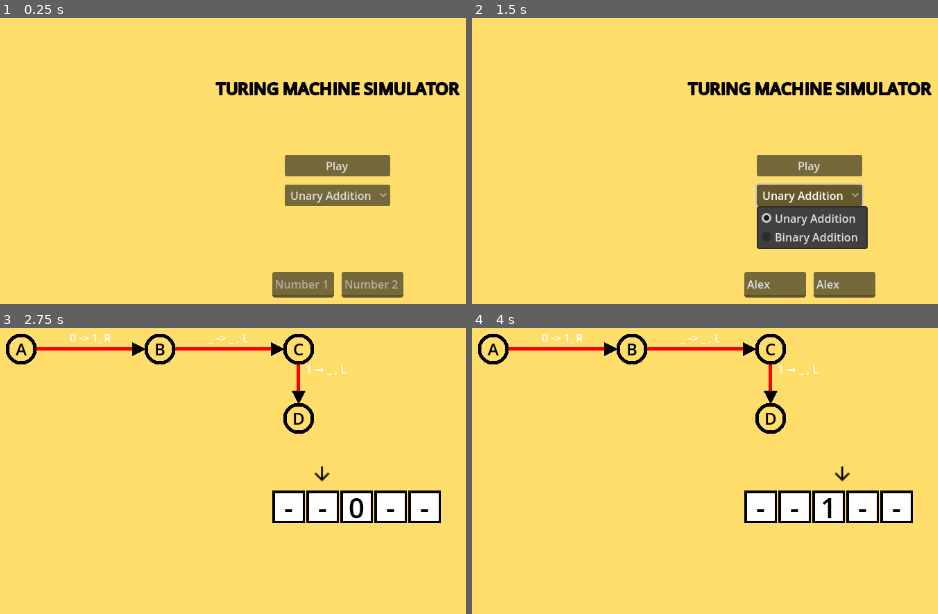
Above: before the commit, frames 1-4 (two rows, left to right).
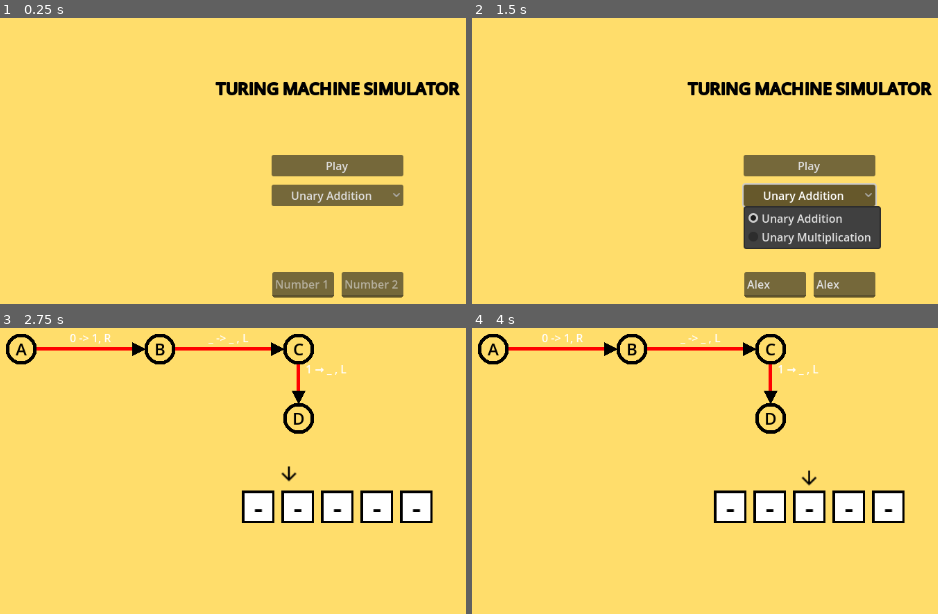
Above: after the commit, the same moments.

Repository: emirayr1/TuringMachineSimulator
Game: Godot game, scene res://scenes/main.tscn
Same seed, same stepped clock (60 frames per second), same inputs: the game is played once before the commit and once after it.
Inputs (mouse positions are in pixels of both pictures, inside the frame that each line leads up to):
- Up to frame 1 (0.25 s): no input
- Up to frame 2 (1.5 s): click (774, 283) at 0.52 s; type "Alex" at 0.6 s; click (844, 283) at 0.75 s; type "Alex" at 0.83 s; click "Unary Addition" at 1.25 s
- Up to frame 3 (2.75 s): click "Play" at 2 s
- Up to frame 4 (4 s): no input

The runs differ from the first frame. In frame 1, 1.2% of the frame differs, in the area x 58-87%, y 47-66%; in frame 2, 3.1%, in the area x 57-88%, y 47-81%; in frame 3, 2.9%; in frame 4, 2.9%.

Commit message:
Cell_box alignment & anim_speed

Diff:
--- a/scenes/main_menu.tscn
+++ b/scenes/main_menu.tscn
@@ -43,11 +43,12 @@
 
 [node name="Settings" type="OptionButton" parent="ButtonContainer"]
 layout_mode = 2
+alignment = 1
 selected = 0
 item_count = 2
 popup/item_0/text = "Unary Addition"
 popup/item_0/id = 0
-popup/item_1/text = "Binary Addition"
+popup/item_1/text = "Unary Multiplication"
 popup/item_1/id = 1
 
 [node name="Caption" type="RichTextLabel" parent="."]
--- a/scripts/main.gd
+++ b/scripts/main.gd
@@ -18,6 +18,11 @@
 	Accept
 }
 
+enum Modes{
+	UNARYSUM,
+	UNARYMULT,
+}
+
 var current_state = States.A
 var head_position = 0
 
@@ -25,52 +30,41 @@
 func _ready() -> void:
 	menu.play_pressed.connect(_on_play_pressed)
 
-func _on_play_pressed(mode : String, inputs: Array):
+func _on_play_pressed(modeIdx : int, inputs: Array):
 	menu.hide()
 	background.visible = 1
 	diagram.visible = 1
-	start_game(mode, inputs)
-
-func start_game(mode : String, inputs: Array) -> void:
-	if mode == "Unary Addition":
-		unary_addition(inputs)
-	elif mode == "Binary Addition":
-		binary_addition()
-
-func unary_addition(inputs: Array):
+
+	var mode = null
+	if modeIdx == 0:
+		mode = Modes.UNARYSUM
+	elif modeIdx == 1:
+		mode = Modes.UNARYMULT
+
+	start_game(inputs, mode)
+
+func start_game(inputs: Array, mode: Modes) -> void:
+	modeInit(inputs, mode)
+
+func modeInit(inputs: Array, mode: Modes):
 	var x = inputs[0]
 	var y = inputs[1]
-	var symbol_array = create_symbol_array(x, y)
+	var symbol_array = create_symbol_array(x, y, mode)
 	var play_head_scene = play_head_scene.instantiate()
-	create_tape(x, y, symbol_array, play_head_scene)
+	create_tape(x, y, symbol_array, play_head_scene, mode)
 	await start_calculation(symbol_array, play_head_scene)
 	print(symbol_array)
 
-func binary_addition():
-	print("Binary Addition")
-
-func create_tape(x:int, y:int, symbol_array, play_head_scene):
-	var cell_size = cell_scene.instantiate().get_width_height()
-	var origin_x = get_window().size.x / 2
-	var origin_y = get_window().size.y / 2
-	var cell_count = x + y + 5
-	# 2 + 3 (+4 + 1) ise 10 tane cell gerekiyor _ _ 1 1 0 1 1 1 _ _
-	var cell_start_x = origin_x - (int(cell_count / 2) * cell_size.x)
-	play_head_scene.position = Vector2(cell_start_x + 7, origin_y - 40)
-	add_child(play_head_scene)
-
-	for i in range(cell_count):
-		var cell_scene = cell_scene.instantiate()
-		cell_scene.position = Vector2(cell_start_x + (cell_size.x * i) + (i * 2), origin_y)
-		cell_array.append(cell_scene)
-		tape.add_child(cell_scene)
-		cell_scene.set_symbol(symbol_array[i])
-
-
-func create_symbol_array(x: int, y: int) -> Array:
+func create_symbol_array(x: int, y: int, mode: Modes) -> Array:
 	var symbol_array := []
 	for i in range(x + y + 5):
 		symbol_array.append("-")
+
+	var blank_count = null
+	if mode == Modes.UNARYSUM:
+		blank_count = 2
+	elif mode == Modes.UNARYMULT:
+		blank_count = x * y
 
 	var start = 2
 	var count = x
@@ -81,8 +75,63 @@
 	symbol_array[start] = "0"
 	for i in range(start + 1, start + count + 1):
 		symbol_array[i] = "1"
+	if mode == Modes.UNARYMULT:
+		# change this pos
+		symbol_array[start + count + 1] = "0"
+		var blank_array = []
+		for i in range (blank_count):
+			blank_array.append("-")
+		print(blank_array)
+		symbol_array.append_array(blank_array)
 
 	return symbol_array
+
+func create_tape(x:int, y:int, symbol_array, play_head_scene, mode: Modes):
+	var cell_size = cell_scene.instantiate().get_width_height()
+	var window_x = get_window().size.x
+	var origin_x = window_x / 2
+	var origin_y = get_window().size.y / 2
+	var first_x_pos = 0.0
+	var first_y_pos = origin_y
+	var pad = 10.0
+	var pad_y = 50.0
+	var maximum_cell = floor(window_x / (cell_size.x + pad))
+
+	var rows = []
+	var cont_rows = []
+
+	var cell_count = null
+	if mode == Modes.UNARYSUM:
+		cell_count = x + y + 5
+	elif mode == Modes.UNARYMULT:
+		cell_count = x + y + 4 + (x*y)
+
+	for i in range(cell_count):
+		cont_rows.append(i)
+		if cont_rows.size() >= maximum_cell:
+			rows.append(cont_rows)
+			cont_rows = []
+
+	if cont_rows.size() > 0:
+		rows.append(cont_rows)
+
+	for row in rows:
+		var row_cell_count = row.size()
+		var row_length = (row_cell_count * cell_size.x) + ((row_cell_count - 1) * pad)
+
+		var start_x = (window_x - row_length) / 2
+
+		for j in range(row_cell_count):
+			var cell_scene = cell_scene.instantiate()
+			var pos_x = start_x + (j * (cell_size.x + pad))
+			cell_scene.position = Vector2(pos_x, first_y_pos)
+			tape.add_child(cell_scene)
+			cell_array.append(cell_scene)
+			cell_scene.set_symbol(symbol_array[0])
+		first_y_pos += cell_size.y + pad_y
+
+	play_head_scene.position = Vector2(cell_array[0].position.x, origin_y - 40)
+	add_child(play_head_scene)
 
 func transition_function(state: States, symbol: String):
 	if state == States.A:
@@ -115,12 +164,6 @@
 
 	return [symbol, 0, States.Reject]
 
-func start_calculation(symbol_array, play_head_scene):
-	var step = 0
-	while current_state not in [States.Accept, States.Reject]:
-		await run_step(symbol_array, play_head_scene, step)
-		step += 1
-
 func run_step(symbol_array, play_head_scene, step) -> void:
 
 	var current_symbol = symbol_array[head_position]
@@ -139,15 +182,27 @@
 		States.keys()[new_state]])
 
 	# write symbol
-	var anim = play_head_scene.get_node("AnimationPlayer")
-	anim.play("write")
+	var anim : AnimationPlayer = play_head_scene.get_node("AnimationPlayer")
+	var base_duration : float = 0.4
+	var speed_coef : float = max(cell_array.size() * 0.17, 1.0)
+
+	var second : float = base_duration / speed_coef
+
+	anim.play("write", -1, speed_coef)
 	await anim.animation_finished
 	cell_array[head_position].set_symbol(new_symbol)
 	symbol_array[head_position] = new_symbol
 
 	# Move Head
 	head_position += direction
-	await play_head_scene.move(cell_array[head_position].position.x)
+	await play_head_scene.move(cell_array[head_position].position.x, cell_array[head_position].position.y
+								, second)
 
 	# Change State
 	current_state = new_state
+
+func start_calculation(symbol_array, play_head_scene):
+	var step = 0
+	while current_state not in [States.Accept, States.Reject]:
+		await run_step(symbol_array, play_head_scene, step)
+		step += 1
--- a/scripts/main_menu.gd
+++ b/scripts/main_menu.gd
@@ -16,9 +16,9 @@
 
 func _on_play_pressed() -> void:
 	var selected_index = settings.get_selected()
-	var mode : String = settings.get_item_text(selected_index)
+	#var modeText : String = settings.get_item_text(selected_index)
 	if text_edit1.text == "" or text_edit2.text == "":
 		print("You Have To Pass Numbers To Sum")
 	else:
 		var inputs = [int(text_edit1.text), int(text_edit2.text)]
-		emit_signal("play_pressed", mode, inputs)
+		emit_signal("play_pressed", selected_index, inputs)
--- a/scripts/play_head.gd
+++ b/scripts/play_head.gd
@@ -5,12 +5,12 @@
 func write():
 	animation_player.play("write")
 
-func move(target_x, duration=0.3) -> void:
+func move(target_x, target_y, duration=0.3) -> void:
 	var tween := create_tween()
 	tween.tween_property(
 		self,
-		"position:x",
-		target_x + 7,
+		"position",
+		Vector2(target_x + 7, target_y - 40),
 		duration
 	).set_trans(Tween.TRANS_SINE).set_ease(Tween.EASE_IN_OUT)
 
Binary file added: image.png
Not shown, added: image.png.import
